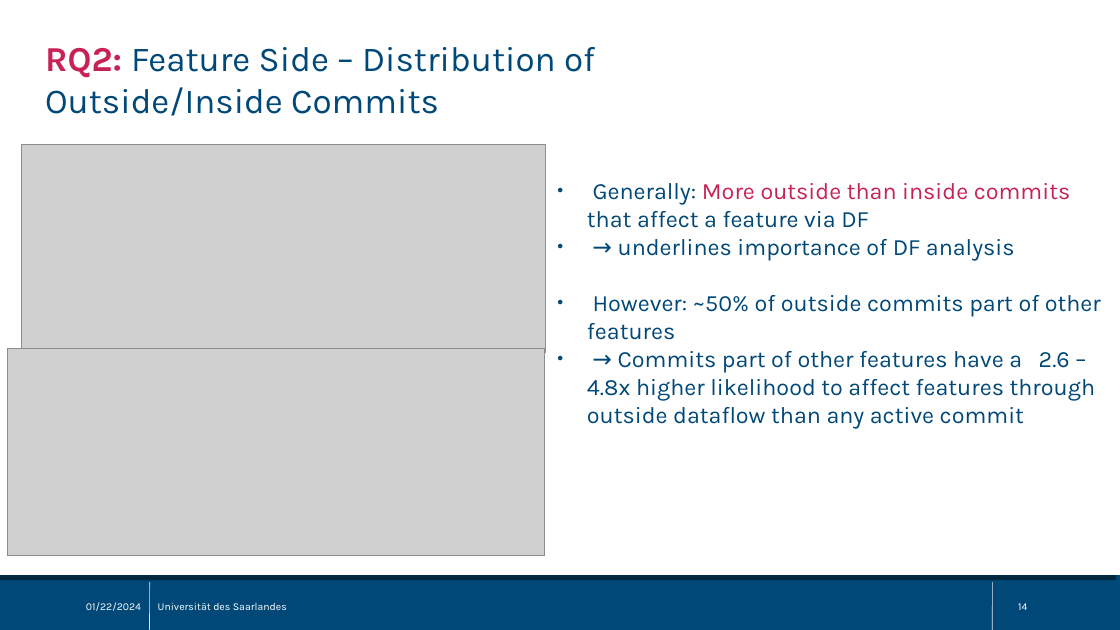
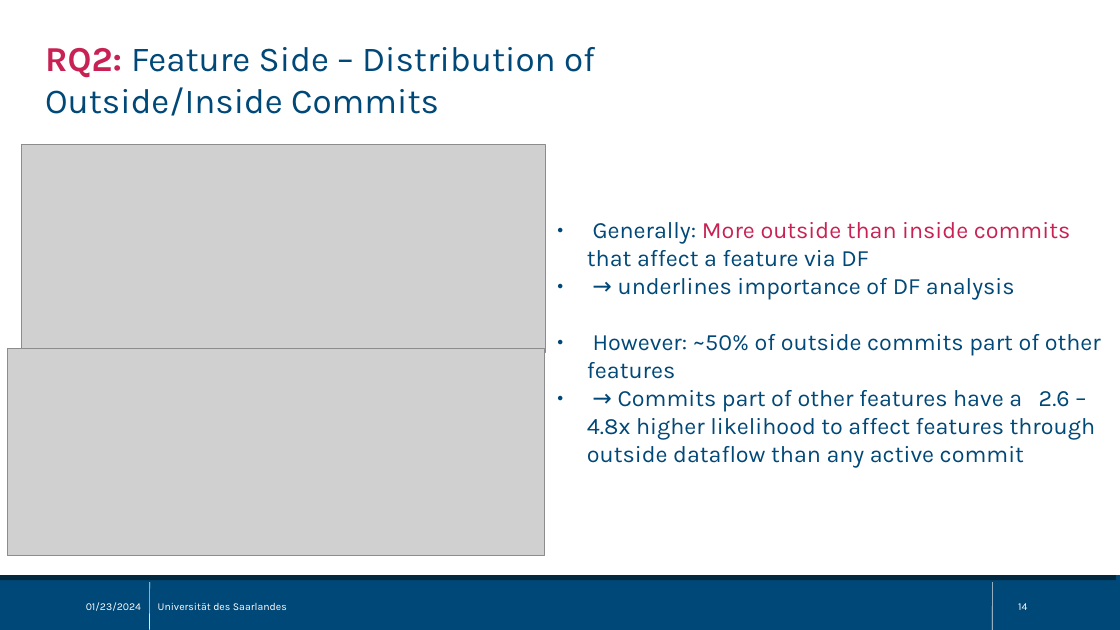
Before and after one commit to sisteu56/bachelor, a slide deck: slide 14 of pres/bachelor_thesis_pres.odp. Drawn at 1120x630 pixels with LibreOffice and Linux fonts; fonts in the diff are those of the drawing; grey boxes stand for pictures. Boxes give left, top, right and bottom in pixels: in the first picture for what was removed or moved away, otherwise in the second. Text is boxed around its words. In the diff, an @@ line names an element or a change of style, - is before the commit and + after.

```diff
--- a/pres/bachelor_thesis_pres.odp
+++ b/pres/bachelor_thesis_pres.odp
@@ text "Generally: More outside than inside ...": place and size @@
-text "Generally: More outside than inside ..." at <box>587,183,1101,428</box>
+text "Generally: More outside than inside ..." at <box>587,222,1101,468</box>
@@ text at <box>86,602,141,611</box>: text changed @@
-01/22/2024
+01/23/2024
```
Also in this commit, not shown: 17 other slides changed, 4 other files.
